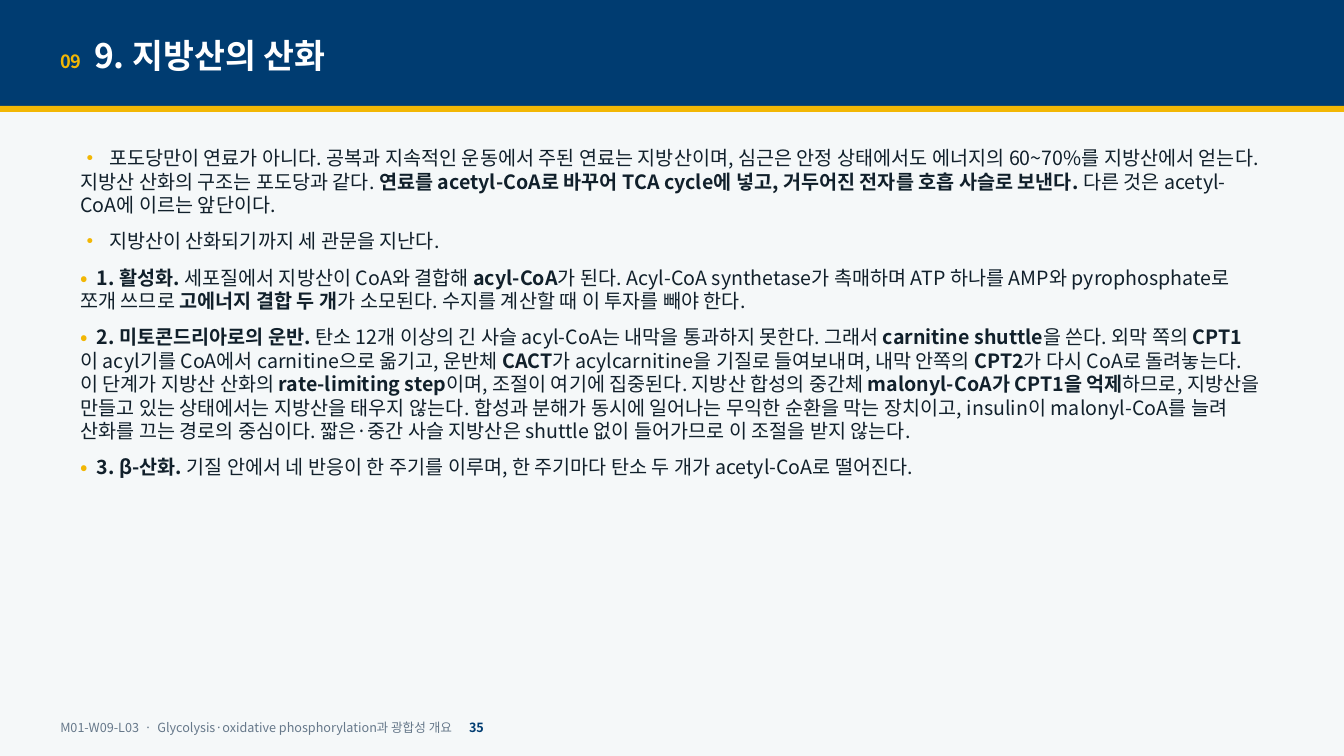
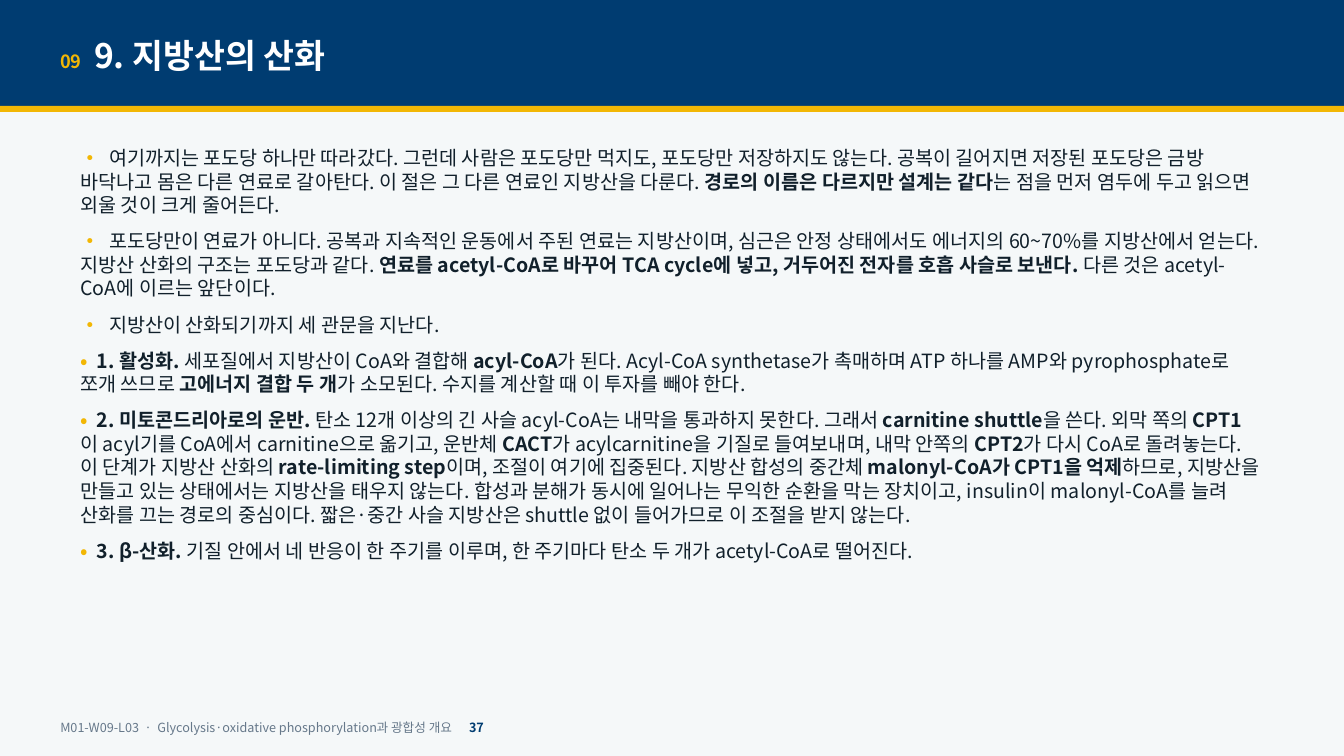
Before and after one commit to hoperiasd2/hoperiasd2.github.io, a slide deck: slide 37 of curriculum/M01/W09/L03/slides.pptx (slide 35 before the commit). Drawn at 1344x756 pixels with LibreOffice and Linux fonts; fonts in the diff are those of the drawing. Boxes give left, top, right and bottom in pixels: in the first picture for what was removed or moved away, otherwise in the second. Text is boxed around its words. In the diff, an @@ line names an element or a change of style, - is before the commit and + after.

```diff
--- a/curriculum/M01/W09/L03/slides.pptx
+++ b/curriculum/M01/W09/L03/slides.pptx
@@ text at <box>80,148,1251,214</box>: paragraph added @@
+• 여기까지는 포도당 하나만 따라갔다. 그런데 사람은 포도당만 먹지도, 포도당만 저장하지도 않는다. 공복이 길어지면 저장된 포도당은 금방 바닥나고 몸은 다른 연료로 갈아탄다. 이 절은 그 다른 연료인 지방산을 다룬다. 경로의 이름은 다르지만 설계는 같다는 점을 먼저 염두에 두고 읽으면 외울 것이 크게 줄어든다.
@@ text at <box>60,721,484,735</box>: text changed @@
-M01-W09-L03 · Glycolysis·oxidative phosphorylation과 광합성 개요 35
+M01-W09-L03 · Glycolysis·oxidative phosphorylation과 광합성 개요 37
```
Also in this commit, not shown: 49 other slides changed, 2 slides added, 9 other files.
